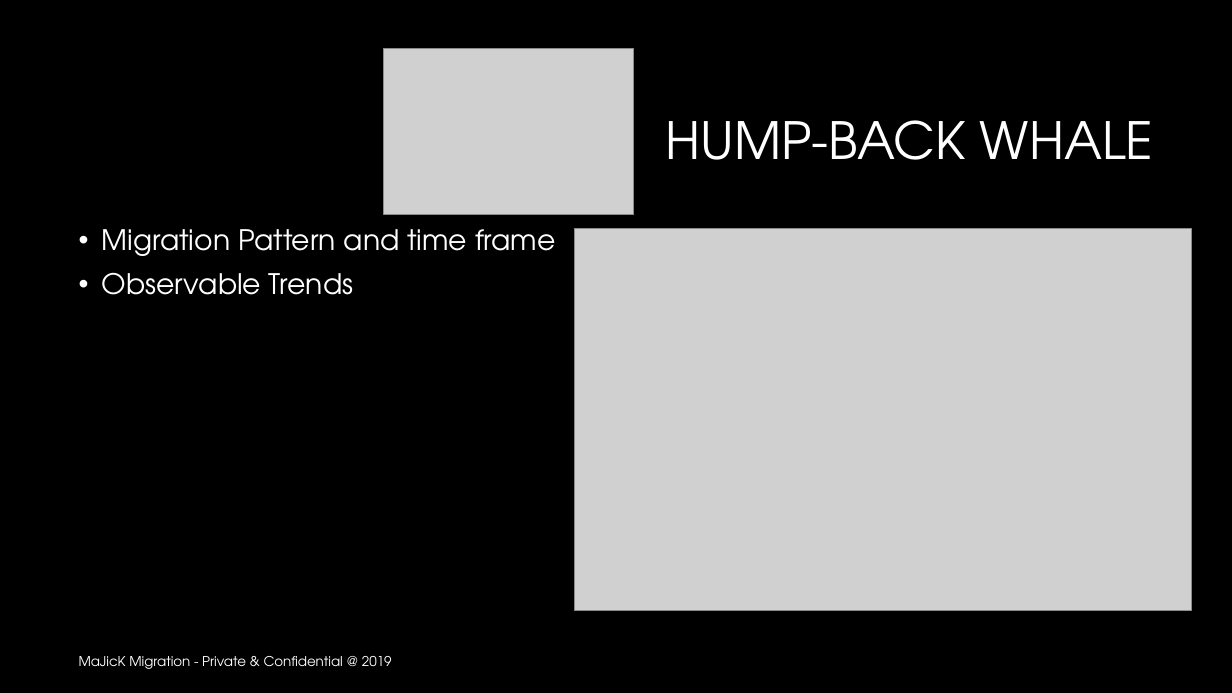
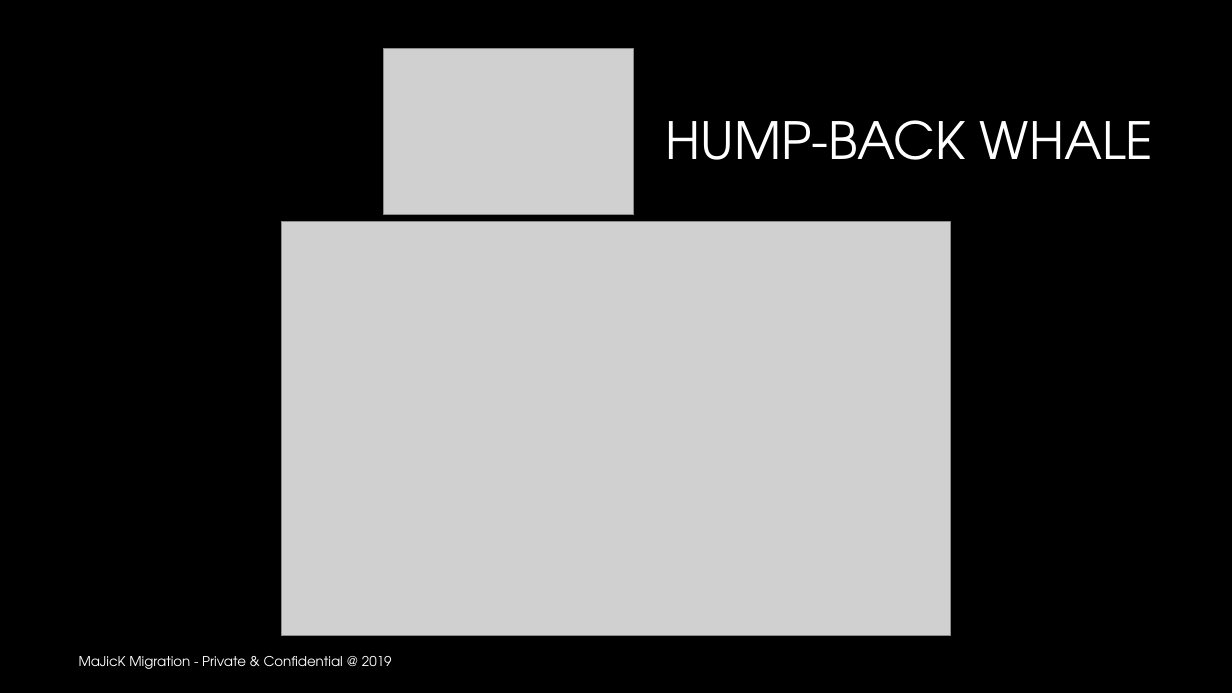
Before and after one commit to trivial-vector/Majick-Migration, a slide deck: slide 9 of Analysis/MaJicK Migration.pptx. Drawn at 1232x693 pixels with LibreOffice and Linux fonts; fonts in the diff are those of the drawing; grey boxes stand for pictures; background and template pictures are left out. Boxes give left, top, right and bottom in pixels: in the first picture for what was removed or moved away, otherwise in the second. Text is boxed around its words. In the diff, an @@ line names an element or a change of style, - is before the commit and + after.

```diff
--- a/Analysis/MaJicK Migration.pptx
+++ b/Analysis/MaJicK Migration.pptx
@@ text removed at bbox=[102, 229, 556, 295] @@
-• Migration Pattern and time frame
-• Observable Trends
@@ picture: place and size @@
-picture at bbox=[575, 228, 1192, 610]
+picture at bbox=[282, 222, 950, 636]
```
Also in this commit, not shown: 10 other slides changed, 1 other file.
